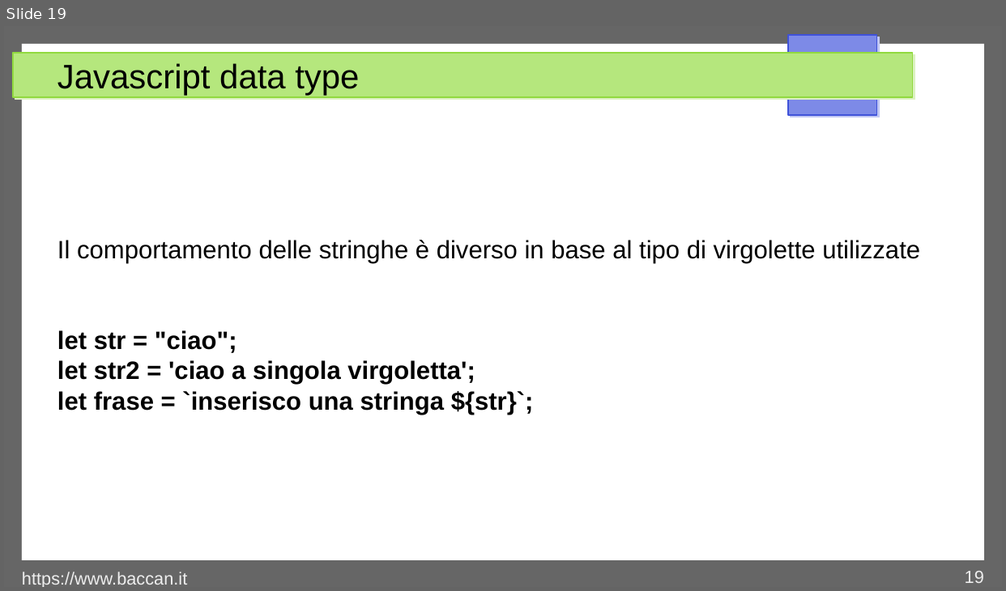
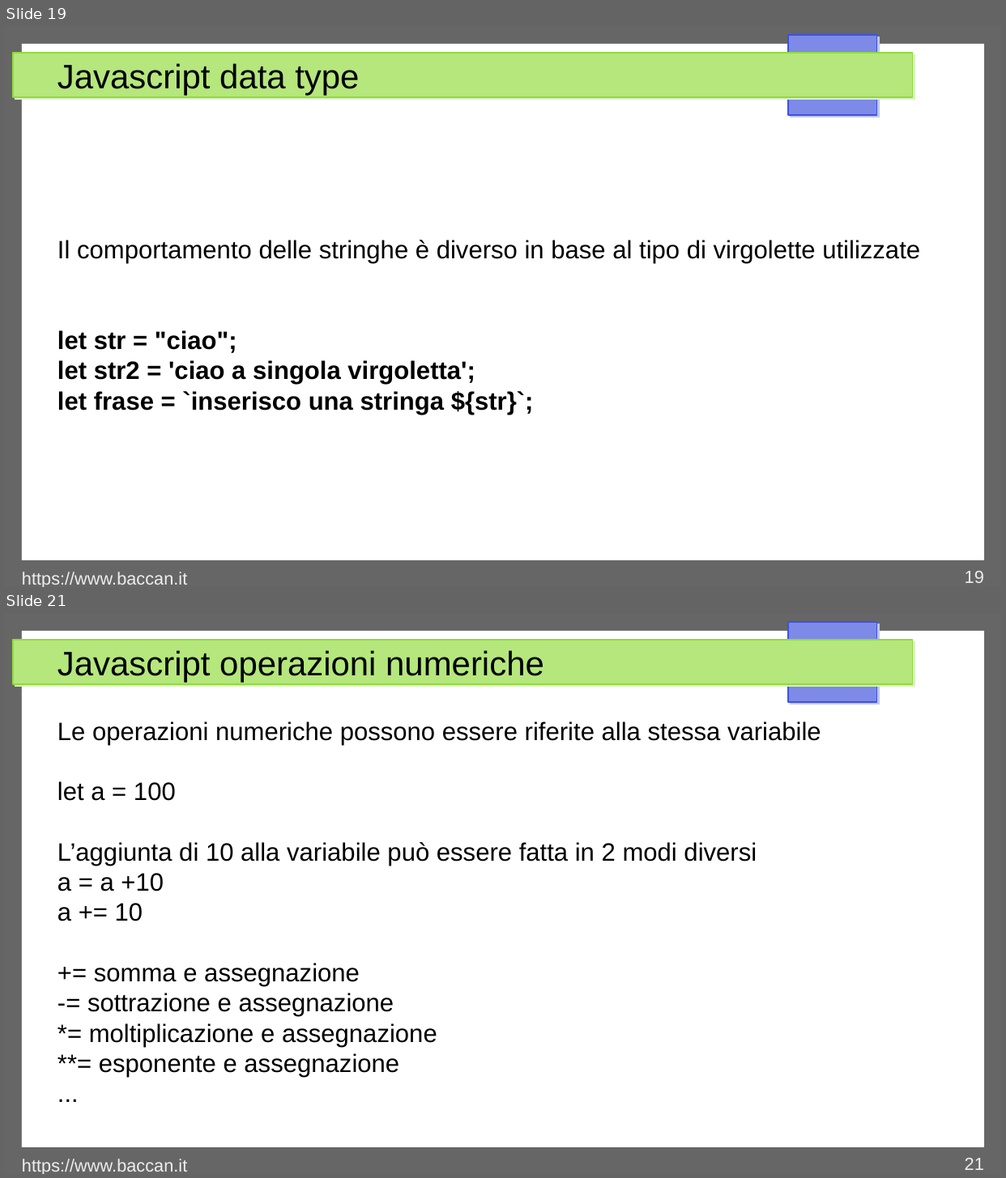
Before and after one commit to matteobaccan/CorsoJavascript, a slide deck: Chapter_Javascript.odp. Shown one above the other, each under a label of ours: slide 19 before the commit, slides 19 and 21 after it; the slides between them are not shown. The pictures are 1006x591 and 1006x1178 pixels, drawn with LibreOffice and Linux fonts; fonts in the diff are those of the drawing. Boxes give left, top, right and bottom in pixels: in the first picture for what was removed or moved away, otherwise in the second. Text is boxed around its words. In the diff, an @@ line names an element or a change of style, - is before the commit and + after.

```diff
--- a/Chapter_Javascript.odp
+++ b/Chapter_Javascript.odp
@@ slide 21 added at [4,613,1002,1174], background #FFFFFF; not listed: 4 template elements that a slide beside it also shows @@
@@ title added at [57,650,544,682], 27 pt, text #000000 @@
+Javascript operazioni numeriche
@@ text added at [57,722,821,1077], 20 pt, text #000000 @@
+Le operazioni numeriche possono essere riferite alla stessa variabile
+let a = 100
+L’aggiunta di 10 alla variabile può essere fatta in 2 modi diversi
+a = a +10
+a += 10
++= somma e assegnazione
+-= sottrazione e assegnazione
+*= moltiplicazione e assegnazione
+**= esponente e assegnazione
+...
@@ text added at [22,1159,187,1174], 14 pt, text #EEEEEE @@
+https://www.baccan.it
@@ page number added at [965,1158,984,1170], 14 pt, text #EEEEEE @@
+21
```
Also in this commit, not shown: 1 slide changed, 5 other slides added.
